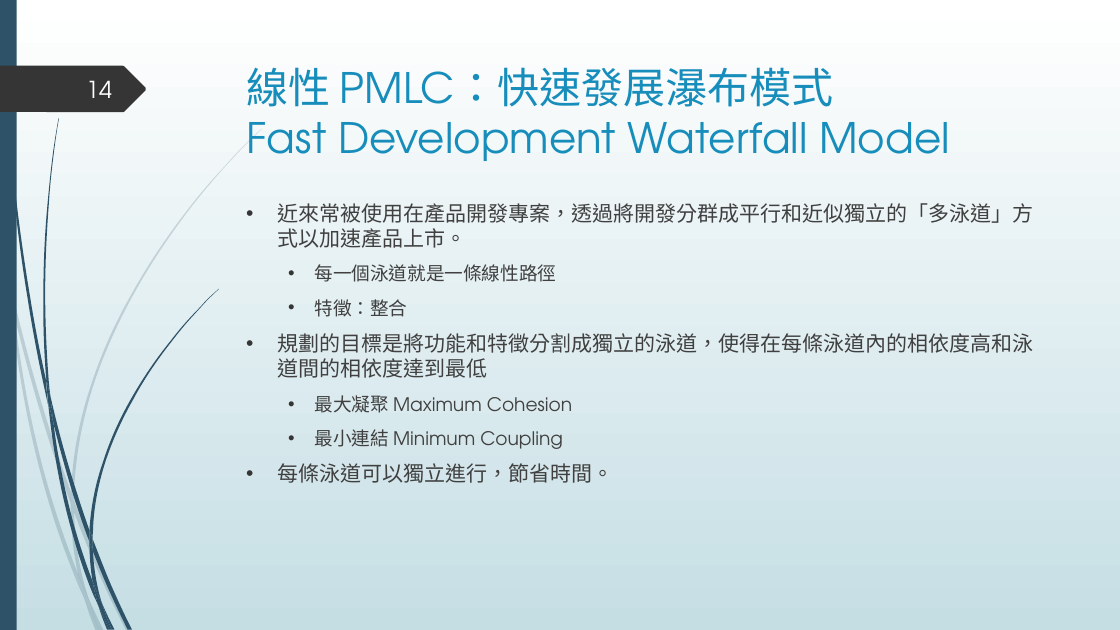
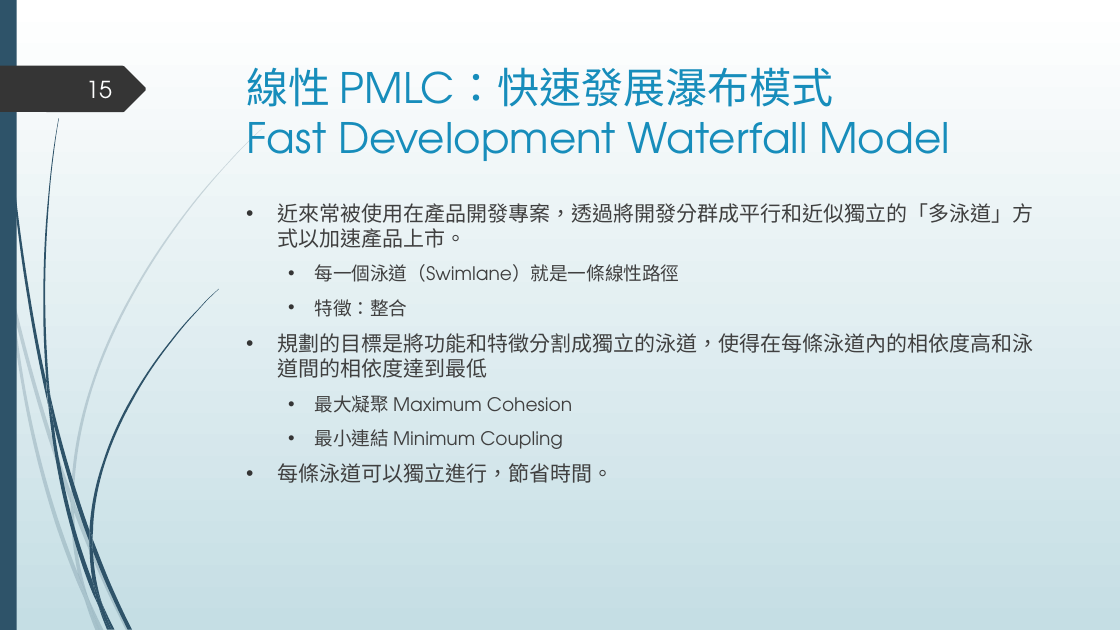
Before and after one commit to ywdeng/uscojywdeng, a slide deck: slide 15 of src/assets/1091/ProjectManagement/CH04/04.pptx (slide 14 before the commit). Drawn at 1120x630 pixels with LibreOffice and Linux fonts; fonts in the diff are those of the drawing. Boxes give left, top, right and bottom in pixels: in the first picture for what was removed or moved away, otherwise in the second. Text is boxed around its words. In the diff, an @@ line names an element or a change of style, - is before the commit and + after.

```diff
--- a/src/assets/1091/ProjectManagement/CH04/04.pptx
+++ b/src/assets/1091/ProjectManagement/CH04/04.pptx
@@ page number at (x1=86, y1=80, x2=112, y2=99): text changed @@
-14
+15
@@ text at (x1=315, y1=264, x2=680, y2=282): text changed @@
-  • 每一個泳道就是一條線性路徑
+  • 每一個泳道（Swimlane）就是一條線性路徑
```
Also in this commit, not shown: 11 other slides changed, 3 slides added.
